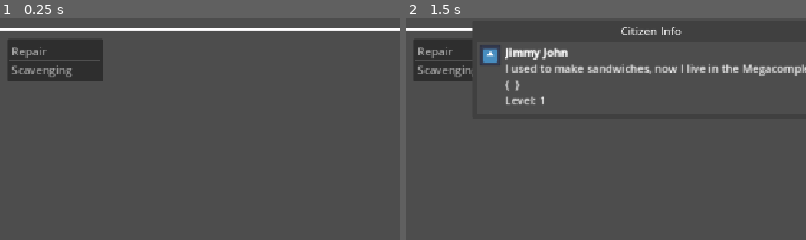
Above: before the commit, frames 1-2 (left to right).
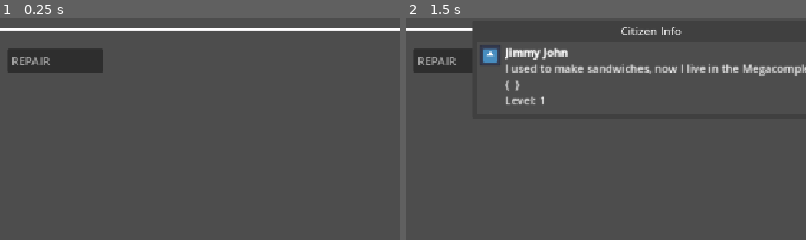
Above: after the commit, the same moments.

Repository: thompsonwill/megacomplex-testing-env
Game: Godot game, scene res://Colony_Sim_Basics/Colony_Sim_main.tscn
Same seed, same stepped clock (60 frames per second), same inputs: the game is played once before the commit and once after it. The engine's default icon, where the game draws it, is replaced by a stand-in: a white triangle on a blue panel in a dark square.
Inputs (mouse positions are % of the whole screen's width and height, from its top left):
- Up to frame 1 (0.25 s): no input
- Up to frame 2 (1.5 s): tap Enter at 0.5 s; drag from (94, 93) to (60, 28) at 0.52 s; tap Space at 1.25 s; drag from (30, 56) to (94, 93) at 1.27 s
The pictures show only the part of the screen within x 2-52%, y 0-50%; the shares and areas given below are measured in that part.

The runs differ from the first frame. In frame 1, 2.3% of the frame differs, in the area x 2-26%, y 9-29%; in frame 2, 1.6%.

Commit message:
Using enums for jobs, cleaning up some of the workflows here. Getting a better handle on this stuff.

Diff:
--- a/Colony_Sim_Basics/Scripts/Colony_Citizen.gd
+++ b/Colony_Sim_Basics/Scripts/Colony_Citizen.gd
@@ -10,40 +10,57 @@
 @export var details_label: RichTextLabel
 @export var citizen_portrait: Sprite2D
 
+
+# Player UI Info Variables
+var citizen_name: String
+var bio: String
+var level: int
+var full_profile: String
+# End player UI variables
+
 ## Player State Variables
-var inventory: Dictionary = {}
+var inventory: Array[Dictionary] = [{}]
 var current_job: Dictionary = {}
+var job_progress: float = 0.0 # Time spent on current task
 var health: int = 100
-var job_progress: float = 0.0 # Time spent on current task
 var is_working: bool = false
 var target_position
 var STOPPING_DISTANCE: int = 25
 ## End player state vars
 
+func find_entry_by_id(array, target_id):
+	for entry in array:
+		if entry.has("id") and entry["id"] == target_id:
+			return entry
+		return null # Return null if no entry with the target_id is found
+
 # Function to let NPC claim a job
 func _claim_new_job(job_data) -> void:
+	print("Pritning from Colony_Citizen.gd")
+	print(job_data)
 
+	#var entry = find_entry_by_id(SimulationManager.job_queue, job_data["id"])
+	#var job_status = SimulationManager.get_status_name(job_data["status"])
+	#print("joberino status ", job_status)
+	#
+	#print('entry', entry)
+	if is_working:
+		print("This guy is already working")
+		return
 	current_job = job_data
 	is_working = false # make sure we stop working when we move to the job location
 	target_position = job_data.location
 
-	# This is ugly, make this better
-	var citizen_name = attributes.name
-	var bio = attributes.bio
-	var level = attributes.base_stats["level"]
-	var full_profile = str("[b]", citizen_name, "[/b]", "\n", bio, "\n","Job: ", current_job['name'], "\n", "Level: ", level)
-	details_label.text = full_profile
-	# Just wrapping this shitty code in comments to remember to update it later
 
 
 	pass
 
 func _ready() -> void:
 	SimulationManager.job_selected.connect(_claim_new_job)
-	var citizen_name = attributes.name
-	var bio = attributes.bio
-	var level = attributes.base_stats["level"]
-	var full_profile = str("[b]", citizen_name, "[/b]", "\n", bio, "\n",current_job, "\n", "Level: ", level)
+	citizen_name = attributes.name
+	bio = attributes.bio
+	level = attributes.base_stats["level"]
+	full_profile = str("[b]", citizen_name, "[/b]", "\n", bio, "\n",current_job, "\n", "Level: ", level)
 	details_label.text = full_profile
 
 	var portrait = attributes.link_to_portrait
@@ -53,13 +70,18 @@
 func _physics_process(delta: float) -> void:
 	## Start moving
 	if is_working:
+		var job_state_to_update = SimulationManager.get_job_by_id(current_job.id)
 		job_progress += delta # ticking away the seconds for the job to be done
-		print("working working")
+		job_state_to_update.status = SimulationManager.JobStatus['IN_PROGRESS']
+		job_state_to_update.progress = job_progress
+		print(job_progress / current_job.duration)
 
 		if job_progress >= current_job.duration:
 			print('Job done!')
 			is_working = false # Finish job
-			SimulationManager.job_completed.emit(current_job.index)
+			SimulationManager.job_completed.emit(current_job.id)
+			job_progress = 0
+			current_job = {}
 
 
 	if target_position != null:
--- a/Colony_Sim_Basics/Scripts/State/SimulationManager.gd
+++ b/Colony_Sim_Basics/Scripts/State/SimulationManager.gd
@@ -5,19 +5,31 @@
 var power_output: int = 10 #kw? whats a lot or a little? Who cares for now
 var resource_inventory: Dictionary = {} # ScrapMetal, WiringSpools, ProcessedData, etc.
 
+# Job Queue Enums
+enum JobStatus {AVAILABLE, CLAIMED, IN_PROGRESS, BLOCKED}
+enum JobType {REPAIR, SCAVENGE}
+
 var job_queue: Array[Dictionary] = [{
-	"type": "Repair",
+	"id": "job_001",
+	"type": JobType.REPAIR,
 	"location": Vector2i(686,80), # make sure you fill this in with the real zone
 	"duration": 2.0, # <-- add required work time (in seconds)
+	"status": JobStatus.AVAILABLE,
+	"assigned_npc_id": null,
+	"progress": 0
 	#"cost": {ScrapMetal: 1} <-- however many resources it costs to do this
-},{
-	"type": "Scavenging",
-	"location": Vector2i(220,409), # make sure you fill this in with the real zone
-	"duration": 10.0, # <-- add required work time (in seconds)
-	#"cost": null <-- however many resources it costs to do this
 	#"reward": {} Is there a reward? How much will they *get* for scavenging? They can add this to their inventory
+
 }]
 ## End main game state variables
+
+func get_job_by_id(id: String) -> Variant:
+	for job in job_queue:
+		if job.id == id:
+			return job
+		else:
+			return "No matching job found"
+	return "ugh idk"
 
 # Signals
 signal job_selected # fired from the job screen UI
--- a/Colony_Sim_Basics/Scripts/job_screen_script.gd
+++ b/Colony_Sim_Basics/Scripts/job_screen_script.gd
@@ -20,13 +20,13 @@
 	jobs_list = SimulationManager.job_queue
 	var loop_index = 0
 	for job in jobs_list:
-		var job_type = job.type
-		var job_location = job.location
-		var job_duration = job.duration
+		var job_type_int = job.type # enum stores the job type as an integer, we need to get the name
+		var job_type = SimulationManager.JobType.keys()[job_type_int]
+
 		jobs_list_component.add_item(job_type, null, true)
-		jobs_list_component.set_item_metadata(loop_index, {"location": job_location, "duration": job_duration})
+		jobs_list_component.set_item_metadata(loop_index, {"job_id": job.id})
 		loop_index += 1
-	SimulationManager.job_completed.connect(_populate_list)
+	#SimulationManager.job_completed.connect(_populate_list)
 	pass # Replace with function body.
 
 
@@ -36,10 +36,18 @@
 
 
 func _on_jobs_list_item_clicked(index: int, at_position: Vector2, mouse_button_index: int) -> void:
-	var job_data = jobs_list_component.get_item_metadata(index)
+
 	var job_name = jobs_list_component.get_item_text(index)
-	job_data['name'] = job_name
-	job_data['index'] = index
-	SimulationManager.job_selected.emit(job_data)
+	var job_metadata = jobs_list_component.get_item_metadata(index)
+	var job = SimulationManager.get_job_by_id(job_metadata.job_id) # This is the direct job entry from Simulation Manager
+
+	if job.status == SimulationManager.JobStatus['AVAILABLE']: # Need to work in a way to check if our npc is already working
+		print("Job is available, npc is claiming")
+		job.status = SimulationManager.JobStatus['CLAIMED'] # Let's see if this actually claims the job
+		SimulationManager.job_selected.emit(job)
+
+	#job_data['name'] = job_name
+	#job_data['index'] = index
+	#SimulationManager.job_selected.emit(job_data)
 	#print(job_metadata)
 	pass # Replace with function body.
